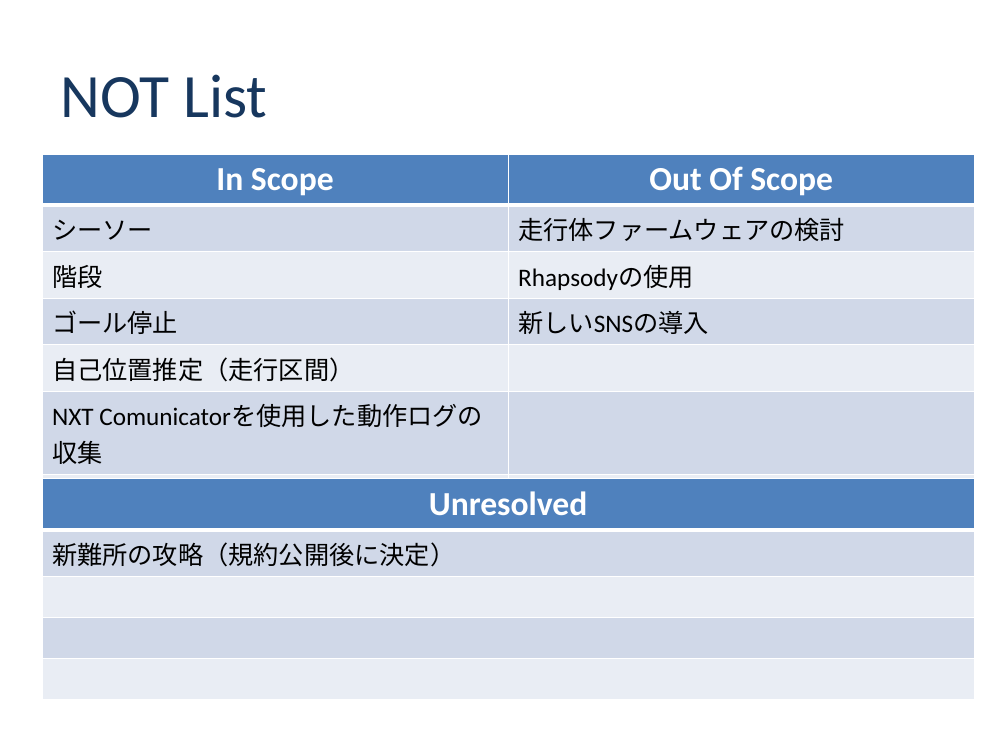
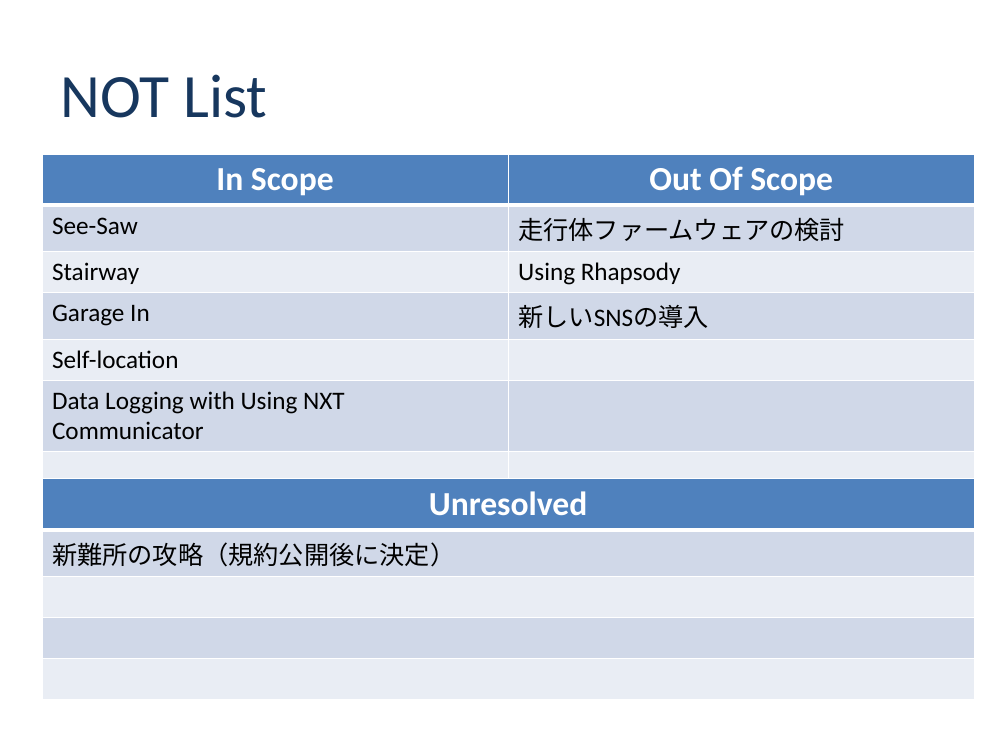
Before and after one commit to class-snct-rikitakelab/e-konbu2012, a slide deck: slide 6 of Inception Deck -E-konbu-.pptx. Drawn at 1008x756 pixels with LibreOffice and Linux fonts; fonts in the diff are those of the drawing; background and template pictures are left out. Boxes give left, top, right and bottom in pixels: in the first picture for what was removed or moved away, otherwise in the second. Text is boxed around its words. In the diff, an @@ line names an element or a change of style, - is before the commit and + after.

```diff
--- a/Inception Deck -E-konbu-.pptx
+++ b/Inception Deck -E-konbu-.pptx
@@ table at <box>42,154,974,480</box> @@
-row 2, column 1: シーソー
+row 2, column 1: See-Saw
-row 3, column 1: 階段
+row 3, column 1: Stairway
-row 3, column 2: Rhapsodyの使用
+row 3, column 2: Using Rhapsody
-row 4, column 1: ゴール停止
+row 4, column 1: Garage In
-row 5, column 1: 自己位置推定（走行区間）
+row 5, column 1: Self-location
-row 6, column 1: NXT Comunicatorを使用した動作ログの収集
+row 6, column 1: Data Logging with Using NXT Communicator
```
Also in this commit, not shown: 7 other slides changed, 1 slide added, 1 slide removed.
